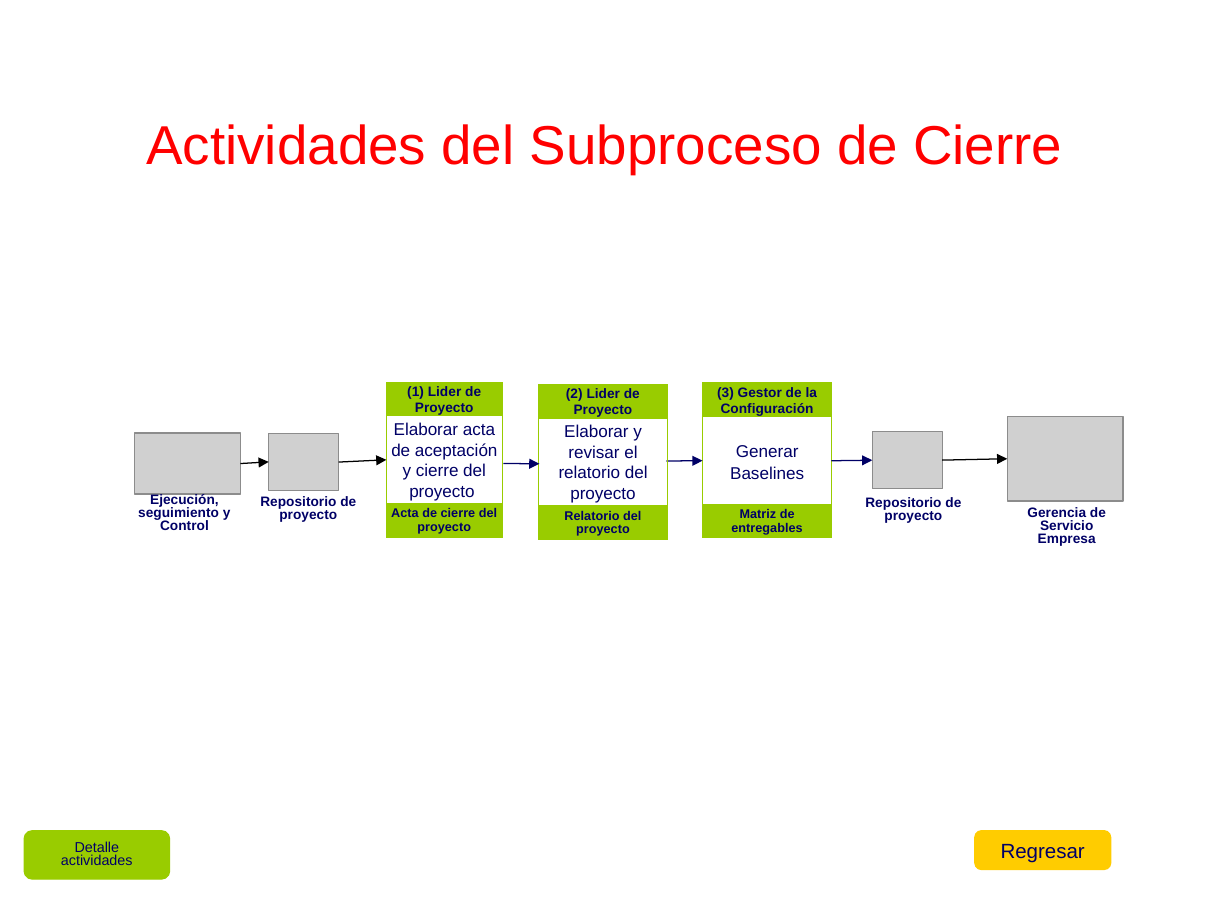
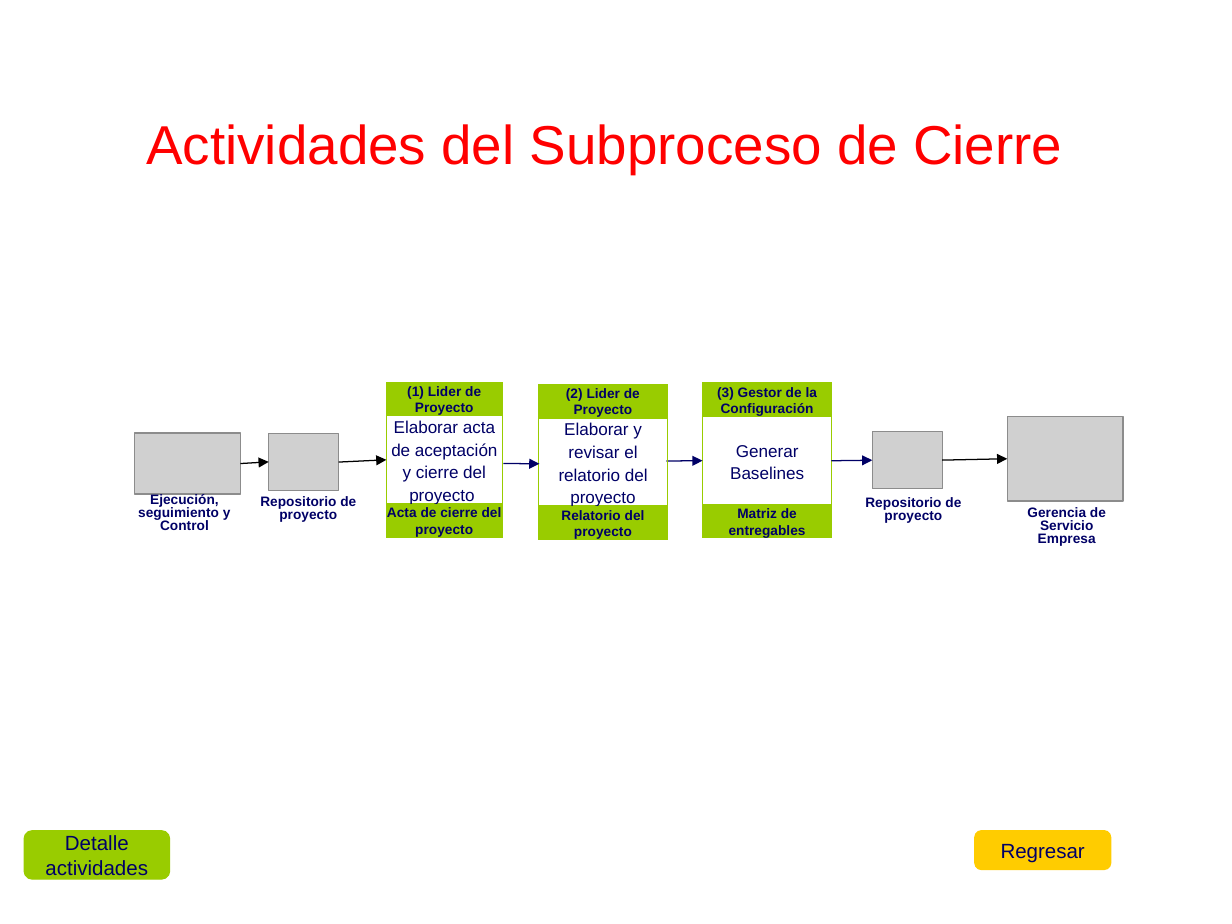
Before and after one commit to cjbensan/sistema-facturacion-inventario, a slide deck: slide 28 of CMMI-Nivel-2/PP-PMC/PGPRO_0.1_2015.ppt. Drawn at 1232x924 pixels with LibreOffice and Linux fonts; fonts in the diff are those of the drawing; grey boxes stand for pictures; background and template pictures are left out. Boxes give left, top, right and bottom in pixels: in the first picture for what was removed or moved away, otherwise in the second. Text is boxed around its words. In the diff, an @@ line names an element or a change of style, - is before the commit and + after.

Commit message:
Proceso de Gestión de Proyectos Versión 0.2 - 25/06/2015

```diff
--- a/CMMI-Nivel-2/PP-PMC/PGPRO_0.1_2015.ppt
+++ b/CMMI-Nivel-2/PP-PMC/PGPRO_0.1_2015.ppt
@@ rectangle "Elaborar acta de aceptación y ..." at box(387, 416, 503, 504): line spacing 1 to 1.1 @@
@@ rectangle "Elaborar y revisar el relatorio ..." at box(538, 418, 668, 505): line spacing 1 to 1.1 @@
@@ size 7.4 to 8 pt; line spacing 0.9 to 1 in 3 elements at box(702, 505, 832, 538), box(387, 504, 503, 537), box(538, 506, 668, 540) @@
@@ rounded rectangle "Detalle actividades" at box(25, 830, 170, 878): size 8.4 to 12 pt; line spacing 0.8 to 1 @@
```
Also in this commit, not shown: 6 other slides changed.
